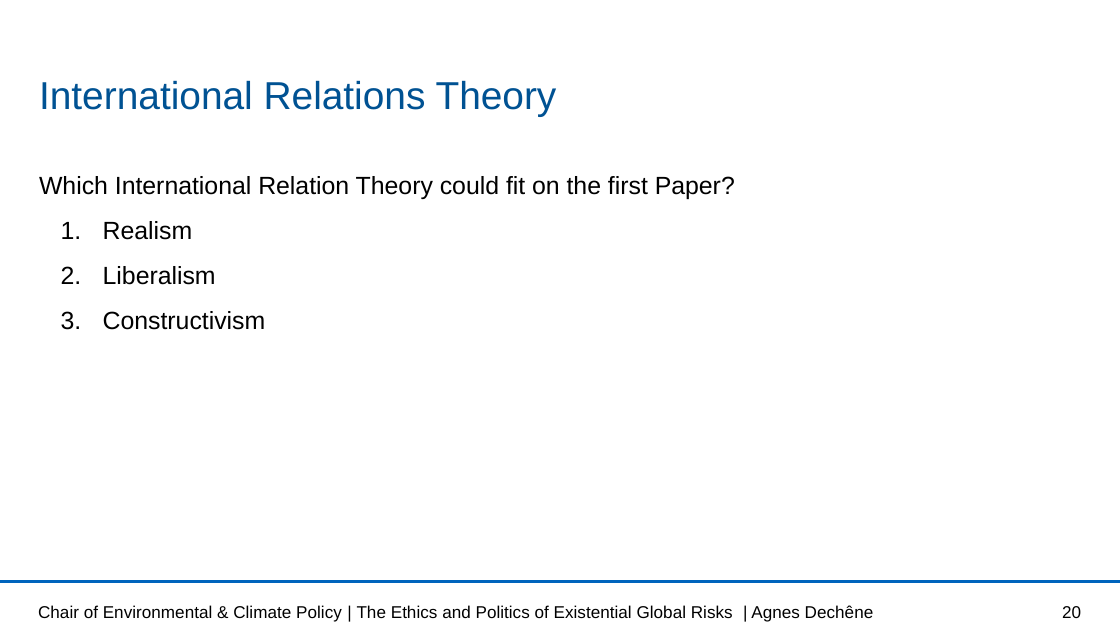
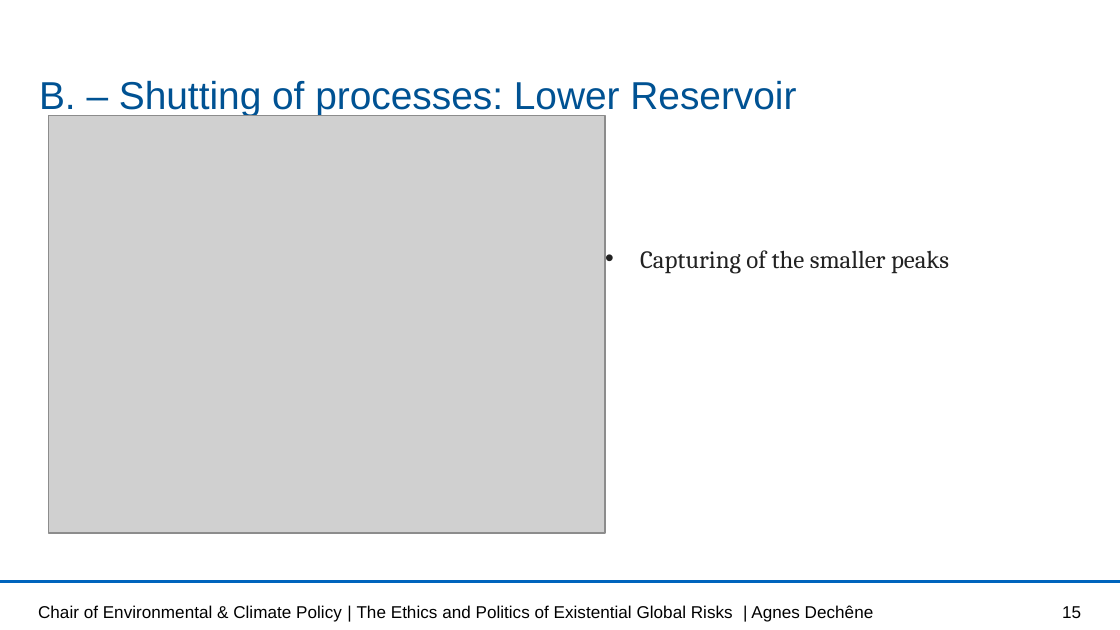
Before and after one commit to lisab00/UncertaintyQuantificationHydrology, a slide deck: slide 15 of MMUQ_task1.pptx (slide 20 before the commit). Drawn at 1120x630 pixels with LibreOffice and Linux fonts; fonts in the diff are those of the drawing; grey boxes stand for pictures; background and template pictures are left out. Boxes give left, top, right and bottom in pixels: in the first picture for what was removed or moved away, otherwise in the second. Text is boxed around its words. In the diff, an @@ line names an element or a change of style, - is before the commit and + after.

```diff
--- a/MMUQ_task1.pptx
+++ b/MMUQ_task1.pptx
@@ title at bbox=[39, 80, 796, 116]: text changed @@
-International Relations Theory
+B. – Shutting of processes: Lower Reservoir
@@ picture added at bbox=[48, 115, 605, 533] @@
@@ text removed at bbox=[39, 176, 735, 330] @@
-Which International Relation Theory could fit on the first Paper?
-  1. Realism
-  2. Liberalism
-  3. Constructivism
@@ text added at bbox=[640, 250, 949, 273], 16 pt, text #222222 @@
+• Capturing of the smaller peaks
@@ page number at bbox=[1062, 606, 1081, 618]: text changed @@
-20
+15
```
Also in this commit, not shown: 4 other slides changed, 4 slides added, 23 slides removed.
